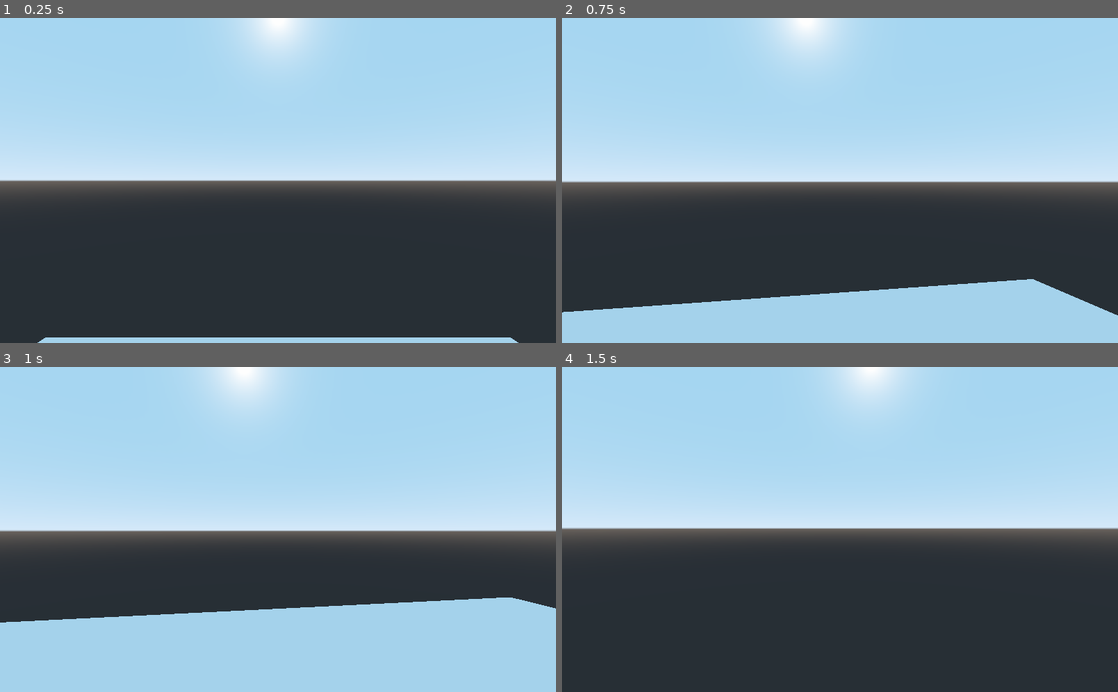
Above: before the commit, frames 1-4 (two rows, left to right).
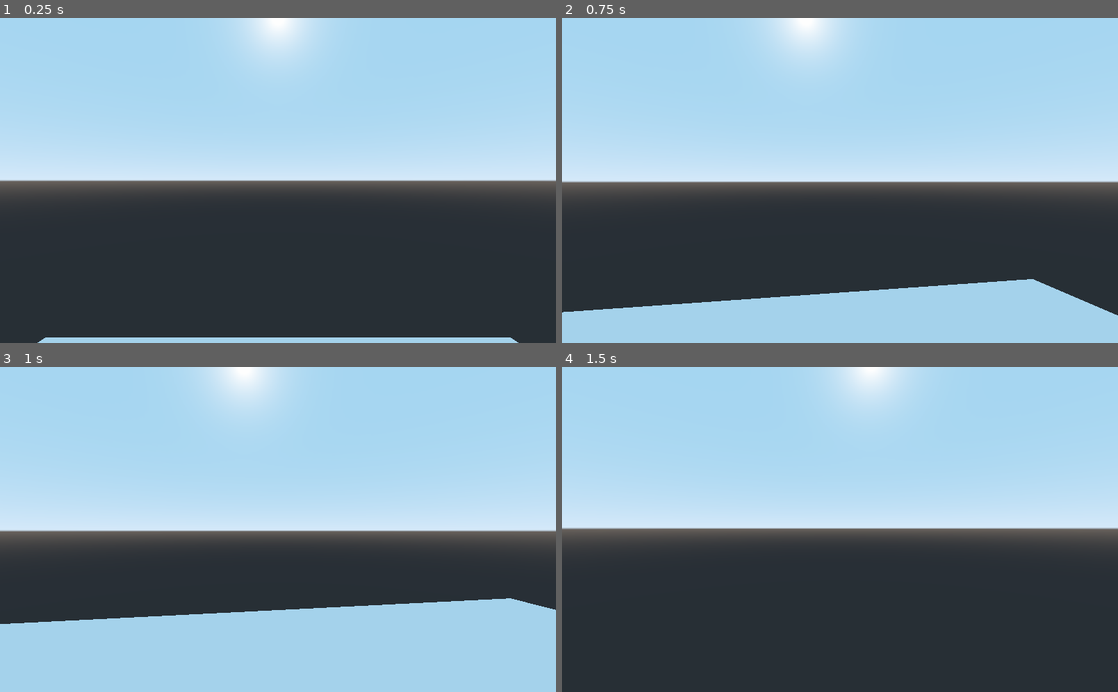
Above: after the commit, the same moments.

Repository: Mike149x/Game2021
Game: Godot game, scene res://MainScene.tscn
Same seed, same stepped clock (60 frames per second), same inputs: the game is played once before the commit and once after it.
Inputs (mouse positions are in pixels of both pictures, inside the frame that each line leads up to):
- Up to frame 1 (0.25 s): no input
- Up to frame 2 (0.75 s): move the mouse to (867, 180) at 0.52 s; hold W (move_forward) from 0.53 s (still down); hold Space (jump) from 0.53 s (still down)
- Up to frame 3 (1 s): keep holding W (move_forward); keep holding Space (jump)
- Up to frame 4 (1.5 s): keep holding W (move_forward); move the mouse to (812, 529) at 1.27 s; release Space (jump) at 1.28 s; tap Space (jump) at 1.35 s

Frames 1-2 are identical in both runs. In frame 3, 0.4% of the frame differs, in the area x 0-100%, y 70-80%; in frame 4, nothing differs.

Commit message:
Commenting/bugfixing
guy can now move diagonally

Diff:
--- a/SuperStockTrader/FirstPerson.gd
+++ b/SuperStockTrader/FirstPerson.gd
@@ -3,7 +3,7 @@
 var speed = 7
 var acceleration = 20
 var gravity = 9.8
-var jump = 5
+var jump = 7.5
 
 var mouse_sensitivity = 0.15
 
@@ -23,7 +23,7 @@
 		head.rotate_x(deg2rad(-event.relative.y * mouse_sensitivity))
 		#separates x and y axis rotation
 		head.rotation.x = clamp(head.rotation.x, deg2rad(-90), deg2rad(90))
-
+		#Lets the Player Look around/aim properly
 
 func _process(delta):
 	#this function updates every frame
@@ -36,7 +36,7 @@
 
 	if Input.is_action_pressed("jump") and is_on_floor():
 		fall.y = jump
-
+	#Jumping code, can hold space to 'bunny hop', and can't jump if not on ground
 
 	if Input.is_action_just_pressed("ui_cancel"):
 		Input.set_mouse_mode(Input.MOUSE_MODE_VISIBLE)
@@ -46,16 +46,21 @@
 	if Input.is_action_pressed("move_forward"):
 		direction -= transform.basis.z
 
-	elif Input.is_action_pressed("move_backward"):
+	if Input.is_action_pressed("move_backward"):
 		direction += transform.basis.z
 
-	elif Input.is_action_pressed("move_left"):
+	if Input.is_action_pressed("move_left"):
 		direction -= transform.basis.x
 
-	elif Input.is_action_pressed("move_right"):
+	if Input.is_action_pressed("move_right"):
 		direction += transform.basis.x
 
+	#Those four allow movement - forwards, backwards, strafing, and moving diagonally
+	#Sometimes if too many directions are pressed at the same time nothing happens
+
 	direction = direction.normalized()
+	#Makes it so that moving diagonally isn't faster than walking straight
 	velocity = velocity.linear_interpolate(direction * speed, acceleration * delta)
+	#The player slows to a stop, instead of instantly stopping
 	velocity = move_and_slide(velocity, Vector3.UP)
 	move_and_slide(fall, Vector3.UP)
--- a/SuperStockTrader/MainScene.tscn
+++ b/SuperStockTrader/MainScene.tscn
@@ -7,20 +7,33 @@
 
 [sub_resource type="CubeMesh" id=2]
 
+[sub_resource type="BoxShape" id=3]
+
+[sub_resource type="CubeMesh" id=4]
+
 [node name="MainScene" type="Spatial"]
 script = ExtResource( 2 )
 
 [node name="FirstPerson" parent="." instance=ExtResource( 1 )]
 transform = Transform( 1, 0, 0, 0, 1, 0, 0, 0, 1, 0, 6, 0 )
 
-[node name="StaticBody" type="StaticBody" parent="."]
+[node name="Ground" type="StaticBody" parent="."]
 transform = Transform( 10, 0, 0, 0, 1, 0, 0, 0, 10, 0, -1, 0 )
 
-[node name="CollisionShape" type="CollisionShape" parent="StaticBody"]
+[node name="CollisionShape" type="CollisionShape" parent="Ground"]
 shape = SubResource( 1 )
 
-[node name="MeshInstance" type="MeshInstance" parent="StaticBody"]
+[node name="MeshInstance" type="MeshInstance" parent="Ground"]
 mesh = SubResource( 2 )
 material/0 = null
 
 [node name="StaticBody2" type="StaticBody" parent="."]
+
+[node name="CollisionShape" type="CollisionShape" parent="StaticBody2"]
+transform = Transform( 1, 0, 0, 0, 1, 0, 0, 0, 5, 9, 1, 5 )
+shape = SubResource( 3 )
+
+[node name="MeshInstance" type="MeshInstance" parent="StaticBody2"]
+transform = Transform( 1, 0, 0, 0, 1, 0, 0, 0, 5, 9, 1, 5 )
+mesh = SubResource( 4 )
+material/0 = null
Not shown: 1 places in SuperStockTrader/MainScene.tscn that only renumber resources
